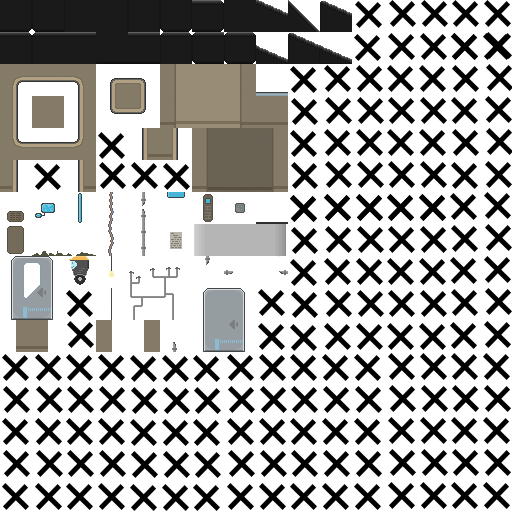
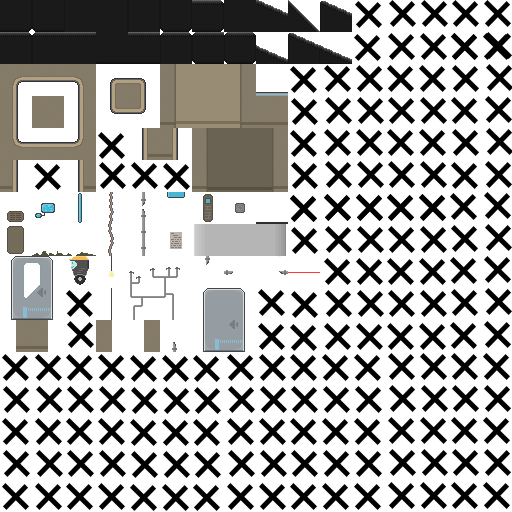
Before/after of a 512×512 layered artwork. What changed in the layer stack:
painted on "Layer 32" over (288, 259, 320, 286)
